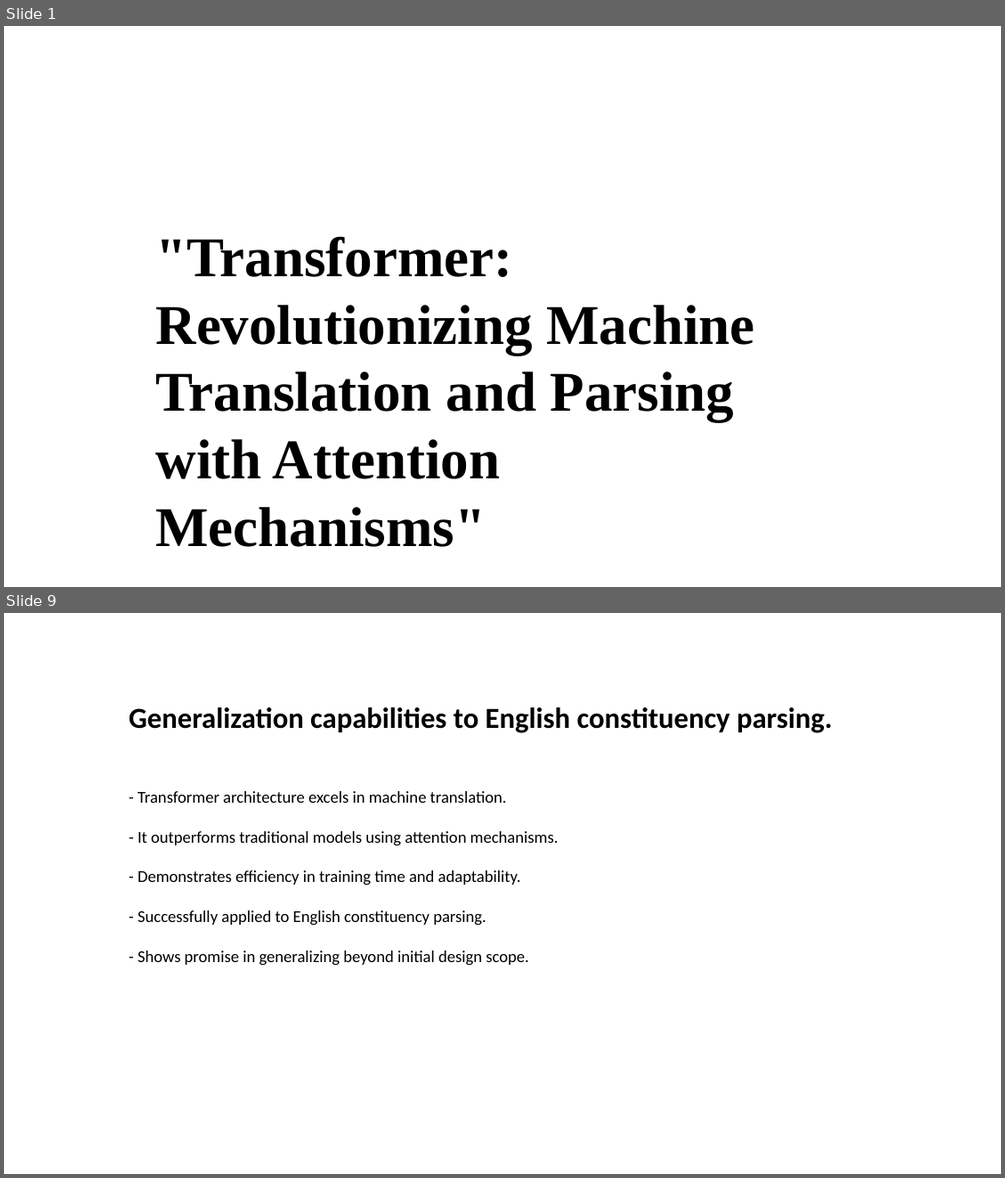
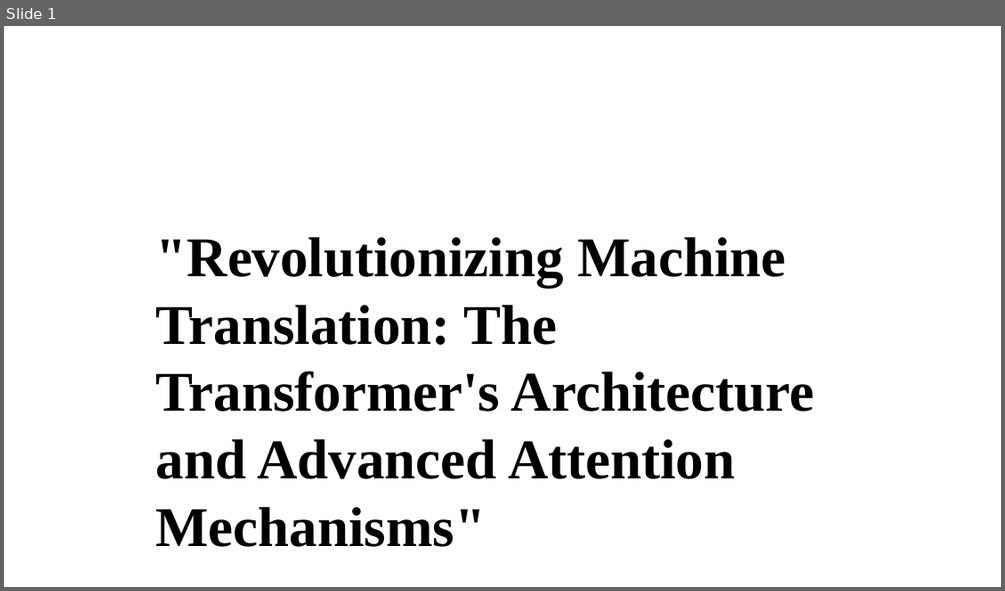
Before and after one commit to Jessie-ZhaoXi/dsa4213-ppt-generator, a slide deck: ppt_generator/my_ppts/attention_mode2.pptx. Shown one above the other, each under a label of ours: slides 1 and 9 before the commit, slide 1 after it; the slides between them are not shown. The pictures are 1005x1178 and 1005x591 pixels, drawn with LibreOffice and Linux fonts; fonts in the diff are those of the drawing; background and template pictures are left out. Boxes give left, top, right and bottom in pixels: in the first picture for what was removed or moved away, otherwise in the second. Text is boxed around its words. In the diff, an @@ line names an element or a change of style, - is before the commit and + after.

```diff
--- a/ppt_generator/my_ppts/attention_mode2.pptx
+++ b/ppt_generator/my_ppts/attention_mode2.pptx
@@ slide 9 removed at [4,613,1001,1174], background picture (left out) @@
@@ text removed at [129,707,833,733] @@
-Generalization capabilities to English constituency parsing.
@@ text removed at [138,791,558,965] @@
-- Transformer architecture excels in machine translation.
-- It outperforms traditional models using attention mechanisms.
-- Demonstrates efficiency in training time and adaptability.
-- Successfully applied to English constituency parsing.
-- Shows promise in generalizing beyond initial design scope.
@@ slide 1 changed as well @@
@@ text at [156,237,814,547]: text changed @@
-"Transformer: Revolutionizing Machine Translation and Parsing with Attention Mechanisms"
+"Revolutionizing Machine Translation: The Transformer's Architecture and Advanced Attention Mechanisms"
```
Also in this commit, not shown: 1 other slide changed, 6 slides added, 7 other slides removed, 4 other files.
